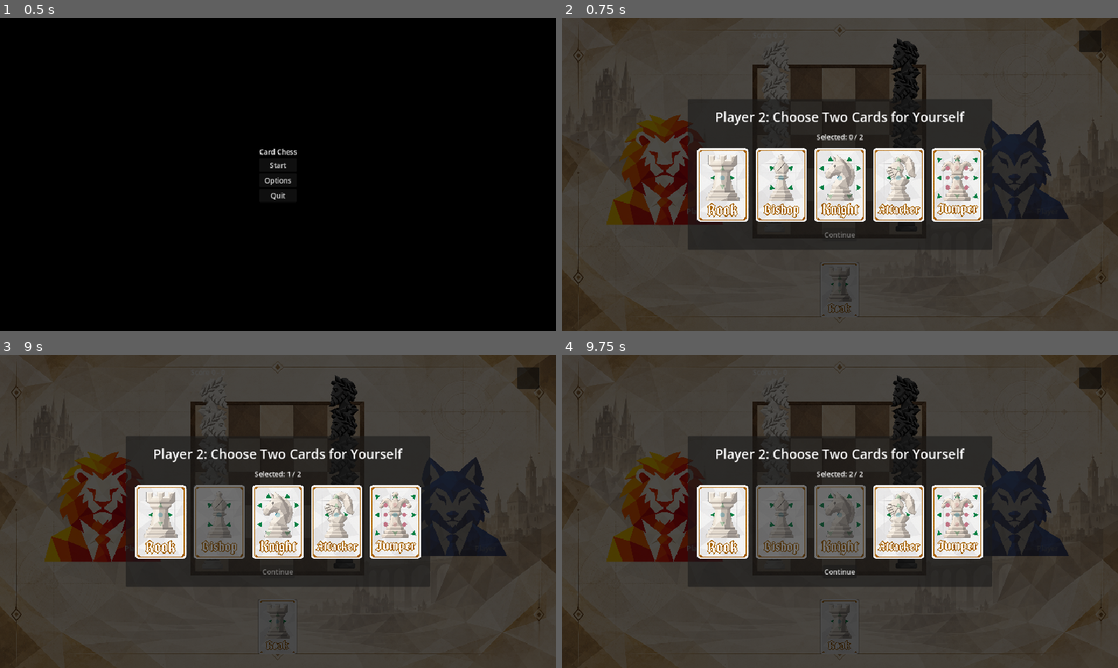
Above: before the commit, frames 1-4 (two rows, left to right).
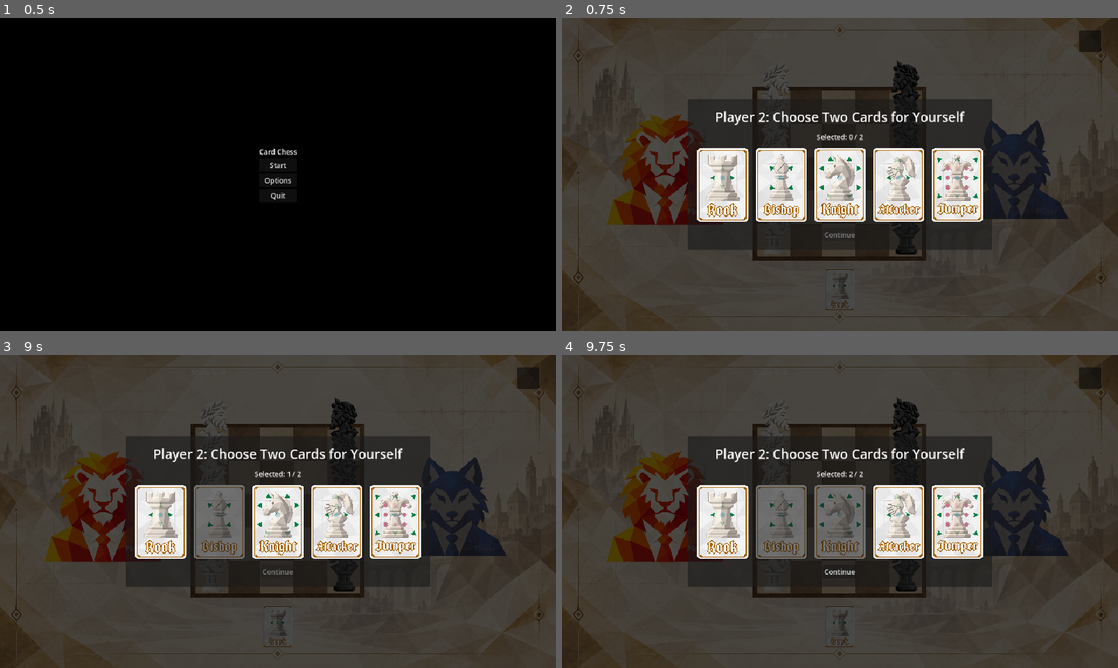
Above: after the commit, the same moments.

Repository: ryanh6/cardChess
Game: Godot game, scene res://scenes/main.tscn
Two runs of this game, one before a commit and one after it. Both use one fixed random seed, a clock stepped at 60 frames per second and the inputs below. The project has no main scene, so this scene is started directly.
Inputs (mouse positions are in pixels of both pictures, inside the frame that each line leads up to; where the layout moved, square brackets give the same spot in the first picture):
- Up to frame 1 (0.5 s): no input
- Up to frame 2 (0.75 s): click "Start" at 0.5 s
- Up to frame 3 (9 s): click (211, 442) [211, 420] at 1.25 s; click (244, 442) [244, 420] at 2 s; click (278, 442) [278, 420] at 2.75 s; click (311, 442) [311, 420] at 3.5 s; click (344, 442) [344, 420] at 4.25 s; click (211, 477) [211, 455] at 5 s; click (244, 477) [244, 455] at 5.75 s; click (278, 477) [278, 455] at 6.5 s; click (311, 477) [311, 455] at 7.25 s; click (344, 477) [344, 455] at 8 s; click (211, 511) [211, 489] at 8.75 s
- Up to frame 4 (9.75 s): click (806, 511) [806, 489] at 9.5 s

Frame 1 is identical in both runs. In frame 2, 3.1% of the frame differs, in the area x 8-92%, y 6-96%; in frame 3, 3.1%; in frame 4, 3.1%.

Commit message:
Recentered game board
recentered the game board to the exact middle of the screen

Diff:
--- a/scenes/screens/gameScreen.tscn
+++ b/scenes/screens/gameScreen.tscn
@@ -65,21 +65,30 @@
 unique_name_in_owner = true
 layout_mode = 2
 
-[node name="CenterColumn" type="VBoxContainer" parent="MainMargin/MainRows" unique_id=1607484312]
+[node name="CenterColumn" type="Control" parent="MainMargin/MainRows" unique_id=155067111]
 layout_mode = 2
 size_flags_horizontal = 3
 
 [node name="GameStatus" type="VBoxContainer" parent="MainMargin/MainRows/CenterColumn" unique_id=148172950]
-layout_mode = 2
+layout_mode = 0
+offset_right = 400.0
+offset_bottom = 23.0
+mouse_filter = 2
 
 [node name="ScoreLabel" type="Label" parent="MainMargin/MainRows/CenterColumn/GameStatus" unique_id=2035720596]
 unique_name_in_owner = true
 layout_mode = 2
 
 [node name="BoardCenter" type="CenterContainer" parent="MainMargin/MainRows/CenterColumn" unique_id=1007131083]
-layout_mode = 2
+layout_mode = 1
+anchors_preset = 15
+anchor_right = 1.0
+anchor_bottom = 1.0
+grow_horizontal = 2
+grow_vertical = 2
 size_flags_horizontal = 6
 size_flags_vertical = 6
+mouse_filter = 2
 
 [node name="GameBoard" parent="MainMargin/MainRows/CenterColumn/BoardCenter" unique_id=1255382976 instance=ExtResource("2_wdglq")]
 unique_name_in_owner = true
@@ -87,17 +96,24 @@
 layout_mode = 2
 
 [node name="WaitingCardCenter" type="CenterContainer" parent="MainMargin/MainRows/CenterColumn" unique_id=393443092]
-layout_mode = 2
+layout_mode = 1
+anchors_preset = 12
+anchor_top = 1.0
+anchor_right = 1.0
+anchor_bottom = 1.0
+offset_top = -126.0
+grow_horizontal = 2
+grow_vertical = 0
 
 [node name="WaitingCard" parent="MainMargin/MainRows/CenterColumn/WaitingCardCenter" unique_id=2009131815 instance=ExtResource("3_jys3q")]
 unique_name_in_owner = true
-custom_minimum_size = Vector2(90, 126)
+custom_minimum_size = Vector2(70, 98)
 layout_mode = 2
 
 [node name="NextRoundButton" type="Button" parent="MainMargin/MainRows/CenterColumn" unique_id=2081469918]
 unique_name_in_owner = true
 visible = false
-layout_mode = 2
+layout_mode = 0
 size_flags_horizontal = 4
 
 [node name="Player2Column" type="VBoxContainer" parent="MainMargin/MainRows" unique_id=1999323621]
Not shown, changed: notesToSelf.txt
